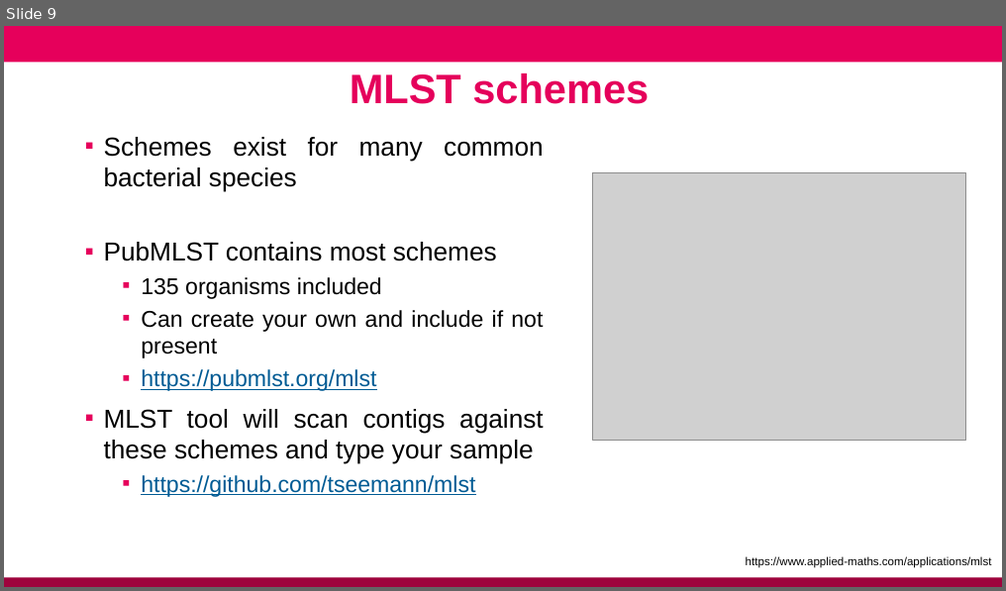
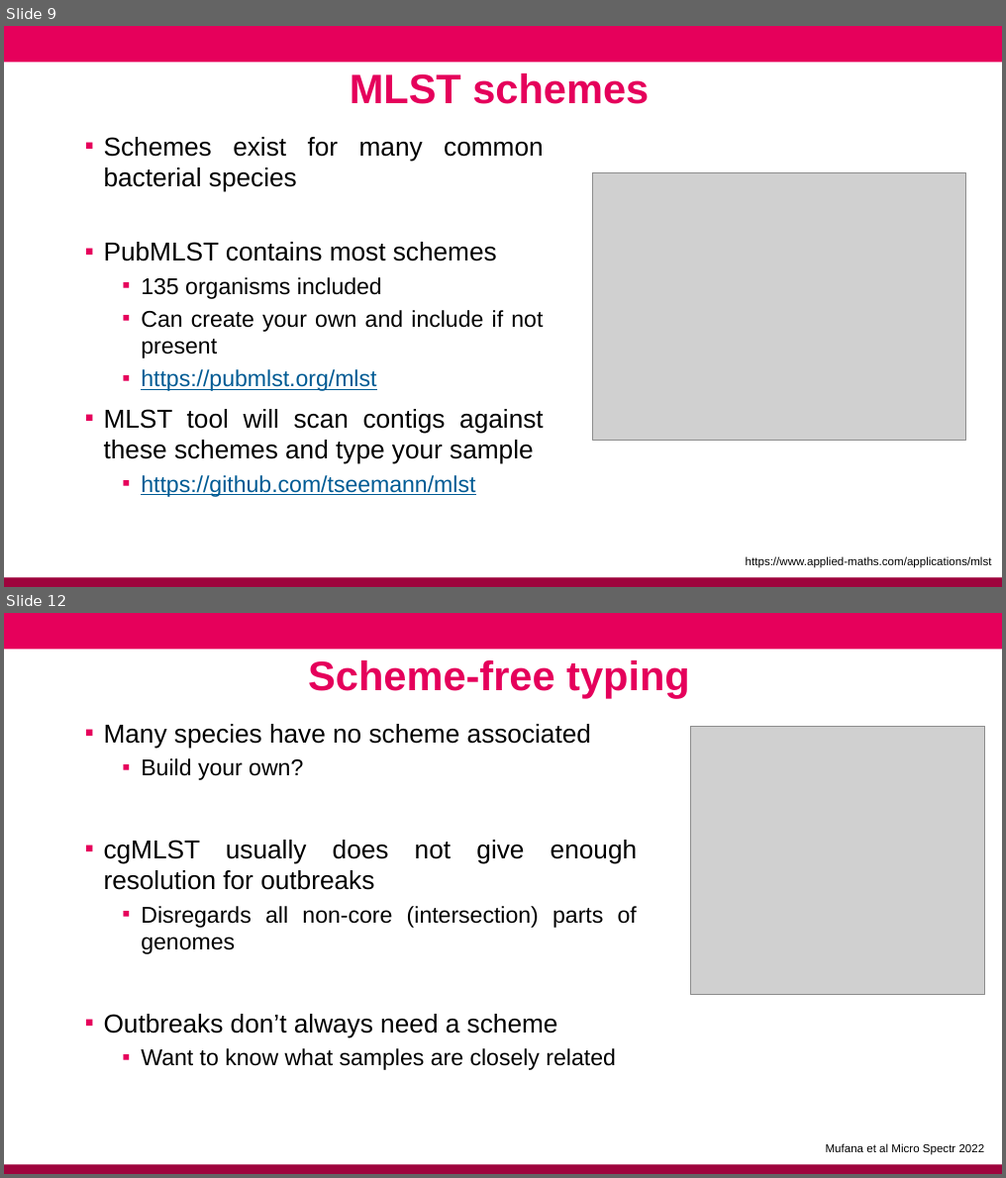
Before and after one commit to conmeehan/conmeehan.github.io, a slide deck: PathogenDataCourse/SlideSets/StrainTypingAndGenEpi.pptx. Shown one above the other, each under a label of ours: slide 9 before the commit, slides 9 and 12 after it; the slides between them are not shown. The pictures are 1006x591 and 1006x1178 pixels, drawn with LibreOffice and Linux fonts; fonts in the diff are those of the drawing; grey boxes stand for pictures; background and template pictures are left out. Boxes give left, top, right and bottom in pixels: in the first picture for what was removed or moved away, otherwise in the second. Text is boxed around its words. In the diff, an @@ line names an element or a change of style, - is before the commit and + after.

```diff
--- a/PathogenDataCourse/SlideSets/StrainTypingAndGenEpi.pptx
+++ b/PathogenDataCourse/SlideSets/StrainTypingAndGenEpi.pptx
@@ slide 12 added at (x1=4, y1=613, x2=1002, y2=1174), background #FFFFFF; not listed: 2 template elements that a slide beside it also shows @@
@@ text added at (x1=308, y1=661, x2=690, y2=698), 39.6 pt, text #E5005B, bold @@
+Scheme-free typing
@@ text added at (x1=104, y1=724, x2=637, y2=1070), 25 pt, text #000000 @@
+▪ Many species have no scheme associated
+  ▪ Build your own?
+▪ cgMLST usually does not give enough resolution for outbreaks
+  ▪ Disregards all non-core (intersection) parts of genomes
+▪ Outbreaks don’t always need a scheme
+  ▪ Want to know what samples are closely related
@@ picture added at (x1=690, y1=726, x2=985, y2=994) @@
@@ text added at (x1=826, y1=1144, x2=985, y2=1156), 11 pt, text #000000 @@
+Mufana et al Micro Spectr 2022
```
Also in this commit, not shown: 4 other slides added, 41 slides removed, 1 other file.
